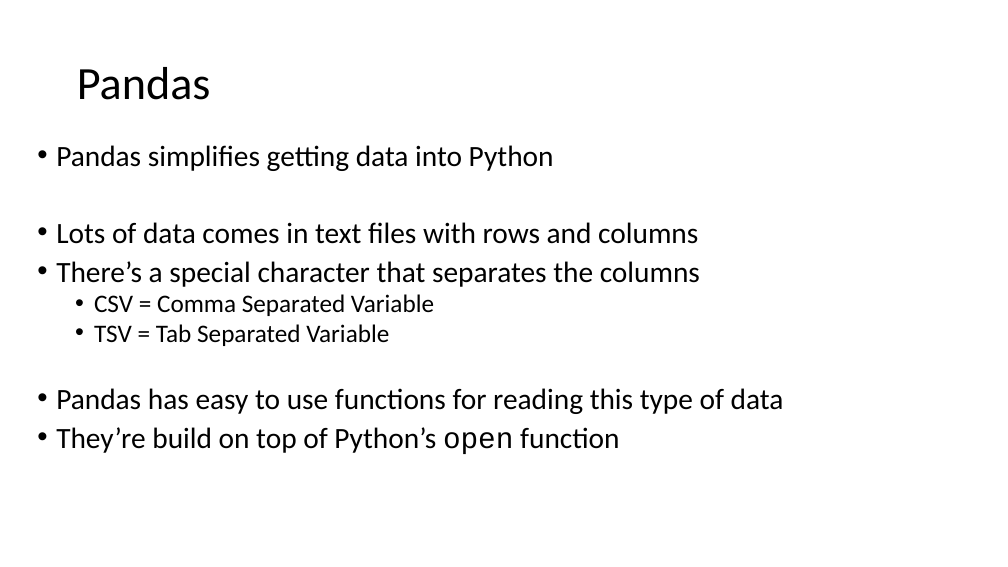
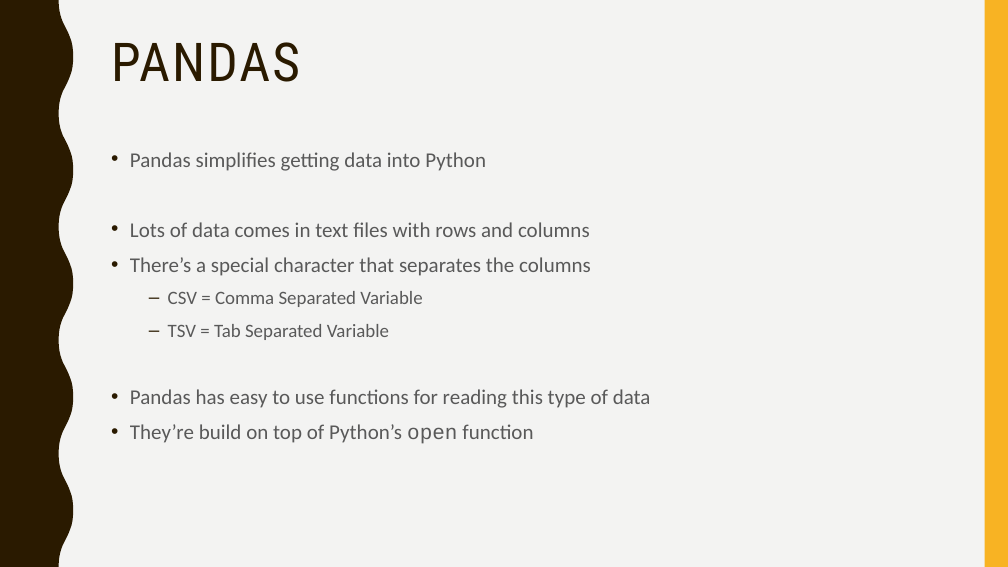
Before and after one commit to narock/scientific_computing_course, a slide deck: slide 8 of Scientific_Computing_02.pptx (slide 7 before the commit). Drawn at 1008x567 pixels with LibreOffice and Linux fonts; fonts in the diff are those of the drawing. Boxes give left, top, right and bottom in pixels: in the first picture for what was removed or moved away, otherwise in the second. Text is boxed around its words. In the diff, an @@ line names an element or a change of style, - is before the commit and + after.

```diff
--- a/Scientific_Computing_02.pptx
+++ b/Scientific_Computing_02.pptx
@@ background #FFFFFF to #F3F3F2 @@
@@ freeform shape added at (0, 0, 73, 567), fill #2A1A00 @@
@@ rectangle added at (985, 0, 1008, 567), fill #F8B323 @@
@@ title "PANDAS" at (111, 42, 300, 82): vertical alignment middle to top @@
@@ title at (111, 42, 300, 82): text changed; size 44 to 51 pt; font Calibri to Roboto Condensed; text colour #000000 to #2A1A00 @@
-Pandas
+PANDAS
@@ text "Pandas simplifies getting data into ...": place and size @@
-text "Pandas simplifies getting data into ..." at (56, 145, 784, 454)
+text "Pandas simplifies getting data into ..." at (130, 152, 651, 444)
@@ text "Pandas simplifies getting data into ..." at (130, 152, 651, 444): size 28 to 20 pt in "Pandas simplifies getting data into Python", "Lots of data comes in text files ...", "There’s a special character that separates the ...", "Pandas has easy to use functions for ..." and 1 more places; text colour #000000 to #595959; size 24 to 18 pt in "CSV = Comma Separated Variable", "TSV = Tab Separated Variable"; line spacing 0.8 to 1.1; less space between paragraphs; bullet • to –; more space between paragraphs @@
```
Also in this commit, not shown: 13 other slides changed, 1 slide added, 3 other files.
